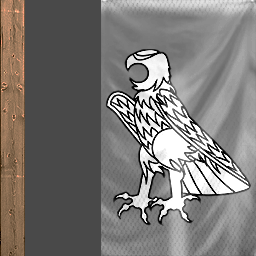
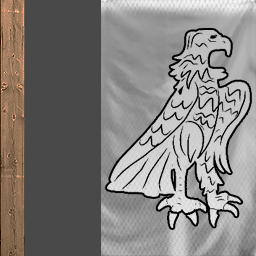
Two versions of the same layered image (256 × 256). Layer-by-layer changes:
moved "canvas" above "Layer 13" over [101, 0, 256, 256]
renamed "Layer 12" to "Layer 13", blend overlay → color dodge, painted on it over [105, 30, 251, 228]
painted on "Layer 2" over [101, 0, 256, 256]
